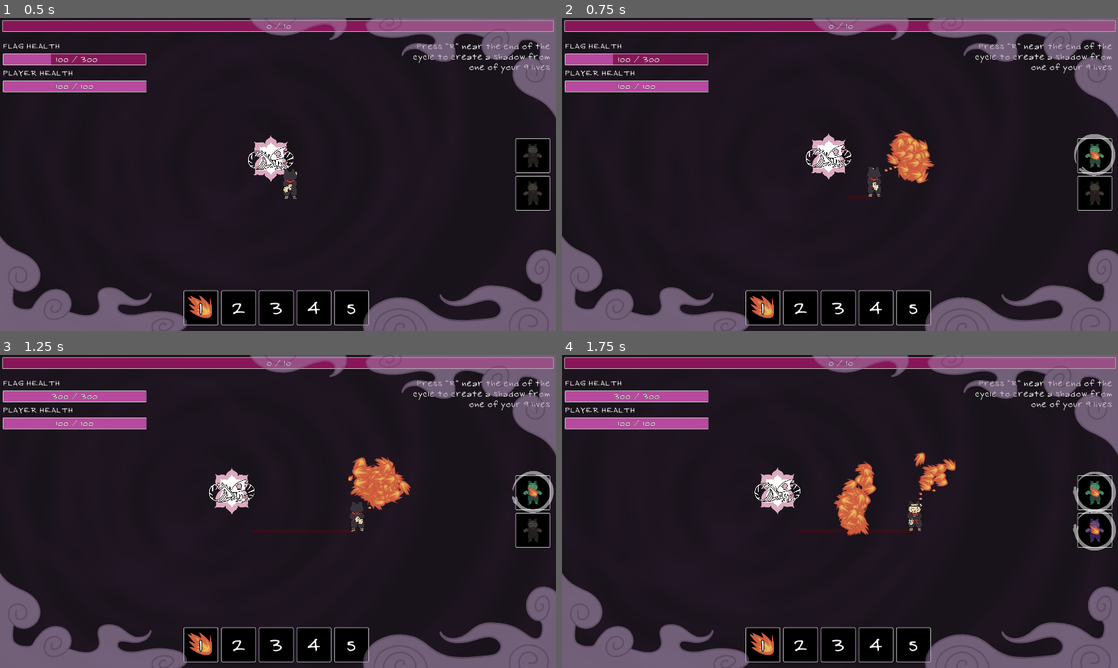
Above: before the commit, frames 1-4 (two rows, left to right).
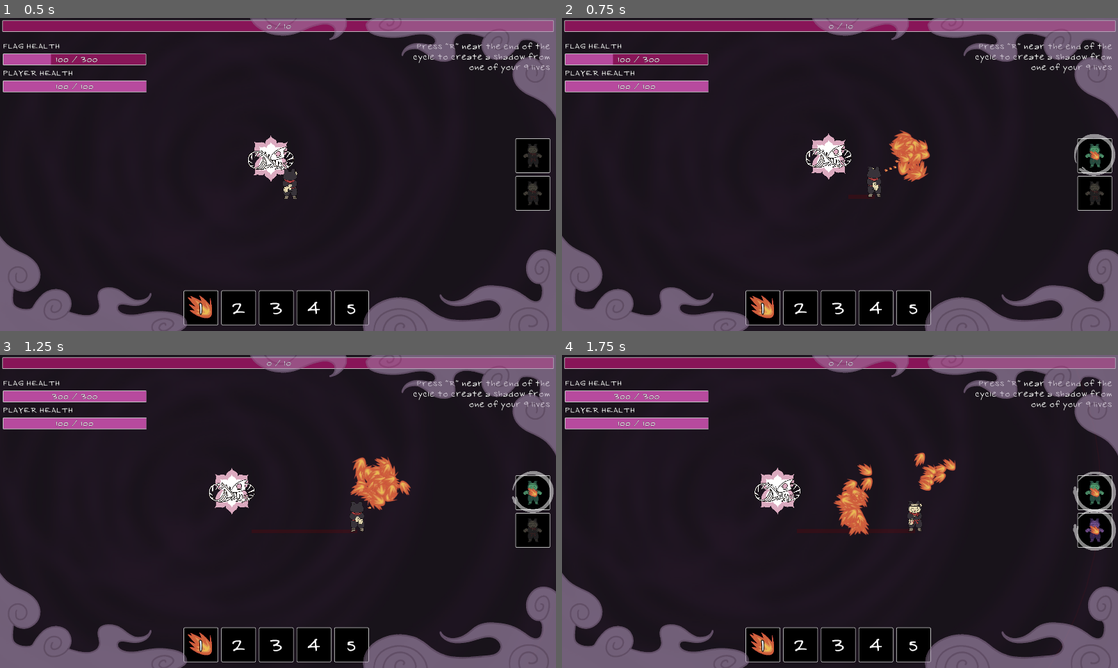
Above: after the commit, the same moments.

Repository: duckenclaw/gmtk2025
Game: Godot game, scene res://src/game/game.tscn
Two runs of this game, one before a commit and one after it. Both use one fixed random seed, a clock stepped at 60 frames per second and the inputs below.
Inputs (mouse positions are in pixels of both pictures, inside the frame that each line leads up to):
- Up to frame 1 (0.5 s): no input
- Up to frame 2 (0.75 s): tap R (record) at 0.5 s; move the mouse to (962, 158) at 0.52 s; press the mouse at (962, 158) at 0.53 s; hold Right (ui_right) from 0.53 s (still down)
- Up to frame 3 (1.25 s): keep holding Right (ui_right)
- Up to frame 4 (1.75 s): release Right (ui_right) at 1.25 s; release the mouse at (962, 495) at 1.25 s; tap R (record) at 1.25 s; drag from (728, 527) to (923, 517) at 1.27 s

Frame 1 is identical in both runs. In frame 2, 0.3% of the frame differs, in the area x 58-67%, y 37-53%; in frame 3, 0.3%; in frame 4, 0.5%, in the area x 49-70%, y 33-58%.

Commit message:
added sfx to all actions

Diff:
--- a/src/player/actions/black_hole/black_hole.gd
+++ b/src/player/actions/black_hole/black_hole.gd
@@ -12,7 +12,7 @@
 	preview_area.radius = player_config.black_hole_radius
 
 	$CPUParticles2D.emission_sphere_radius = player_config.black_hole_radius
-
+	Sound.play_black_hole()
 	await WaitUtil.wait(0.1)
 	for area in get_overlapping_areas():
 		if area.is_in_group("enemy"):
--- a/src/player/actions/fire/fire_action.gd
+++ b/src/player/actions/fire/fire_action.gd
@@ -11,6 +11,7 @@
 
 var target_group: String = "enemy"
 var targets_in_area: Array
+var is_active: bool = false
 
 var last_damage_time: float = 0.0
 
@@ -23,16 +24,28 @@
 	if command is CommandMouse:
 		area_2d.rotation = command.direction.angle()
 
-		collision_shape_2d.visible = command.is_pressed
-		cpu_particles.emitting = command.is_pressed
-		if Time.get_ticks_msec() - last_damage_time < DAMAGE_TIMEOUT: return
+		if Time.get_ticks_msec() - last_damage_time < DAMAGE_TIMEOUT:
+			return
 
-		if command.is_pressed:
+		if command.is_pressed and not is_active:
+			start_fire()
 			for enemy in targets_in_area:
 				enemy.take_damage(player_config.fire_damage * player_config.damage_mult)
 				enemy.take_impulse(FIRE_IMPULSE * global_position.direction_to(enemy.global_position))
+		else:
+			stop_fire()
 
+func start_fire():
+	if not is_active:
+		Sound.play_fire()
+	is_active = true
+	collision_shape_2d.visible = true
+	cpu_particles.emitting = true
 
+func stop_fire():
+	is_active = false
+	collision_shape_2d.visible = false
+	cpu_particles.emitting = false
 
 func _on_area_entered(area):
 	if area.is_in_group(target_group):
--- a/src/player/actions/laser/laser_action.gd
+++ b/src/player/actions/laser/laser_action.gd
@@ -36,6 +36,7 @@
 	return Time.get_ticks_msec() - last_damage_time < DAMAGE_TIMEOUT
 
 func start_laser():
+	Sound.play_laser()
 	if is_laser_active:
 		return
 
--- a/src/player/actions/rock/rock.gd
+++ b/src/player/actions/rock/rock.gd
@@ -17,7 +17,6 @@
 
 func start():
 	visible = false
-	collision_shape_2d.shape.radius = player_config.rock_radius
 	start_position = global_position
 	total_distance = start_position.distance_to(target_position)
 	total_time = total_distance / ROCK_SPEED
@@ -55,6 +54,7 @@
 		tween.tween_property($Sprite2D, "modulate:a", 0.0, 0.3)
 
 	await get_tree().process_frame
+	Sound.play_rock()
 	for area in get_overlapping_areas():
 		if area.is_in_group("enemy"):
 			area.take_damage(player_config.rock_damage)
--- a/src/player/actions/rock/rock_action.gd
+++ b/src/player/actions/rock/rock_action.gd
@@ -14,7 +14,6 @@
 	if command is CommandMouse:
 		preview_area.visible = not is_reloading()
 		preview_area.global_position = command.mouse_position
-		preview_area.radius = player_config.rock_radius
 	if command is CommandMouseReleased:
 		var direction = global_position.direction_to(command.mouse_position)
 		if is_reloading():
--- a/src/player/actions/wave/wave.gd
+++ b/src/player/actions/wave/wave.gd
@@ -9,6 +9,7 @@
 
 func _ready() -> void:
 	rotation = direction.angle()
+	Sound.play_water()
 
 	# Set up collision shape based on player config
 	$CollisionShape2D.shape.size = Vector2(player_config.wave_width / 5.0, player_config.wave_width)
--- a/src/sound/sound.gd
+++ b/src/sound/sound.gd
@@ -13,7 +13,13 @@
 	start_soundtrack()
 
 func play_fire():
-	play_sfx("res://assets/sfx/slap.mp3")
+	play_sfx("res://assets/sfx/fire.mp3")
+
+func play_rock():
+	play_sfx("res://assets/sfx/rock.mp3")
+
+func play_black_hole():
+	play_sfx("res://assets/sfx/black_hole.mp3")
 
 func play_laser():
 	play_sfx("res://assets/sfx/light.mp3")
Not shown, added: assets/sfx/black_hole.mp3.import
Not shown, added: assets/sfx/rock.mp3.import
Not shown, changed: assets/.DS_Store
Not shown, added: assets/sfx/black_hole.mp3
Not shown, added: assets/sfx/rock.mp3
Not shown, changed: src/.DS_Store
